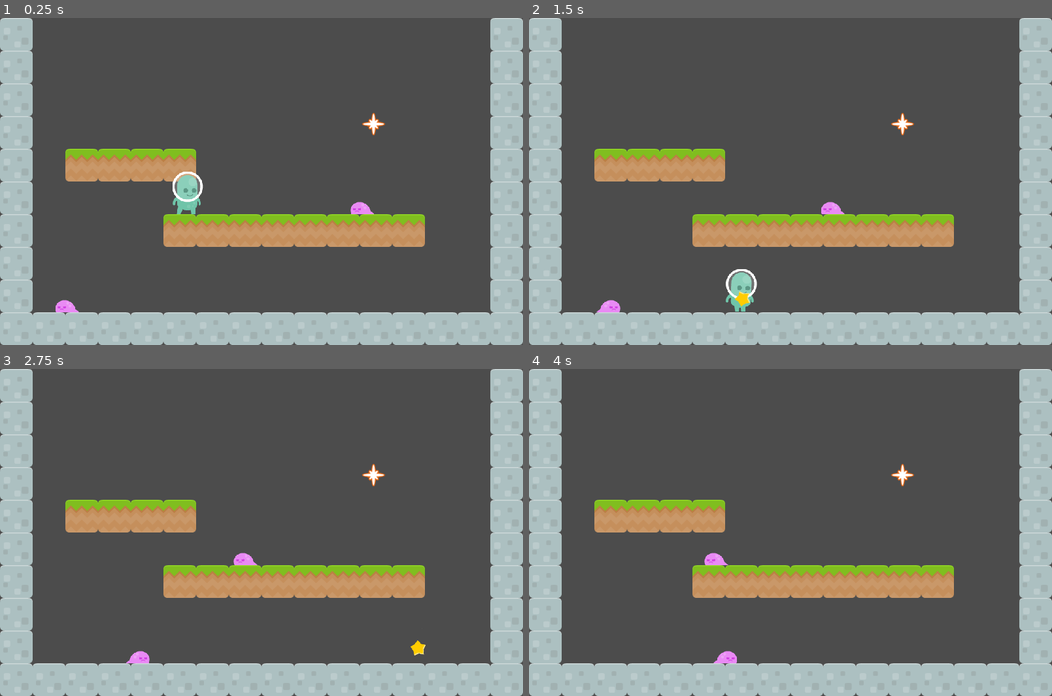
Above: before the commit, frames 1-4 (two rows, left to right).
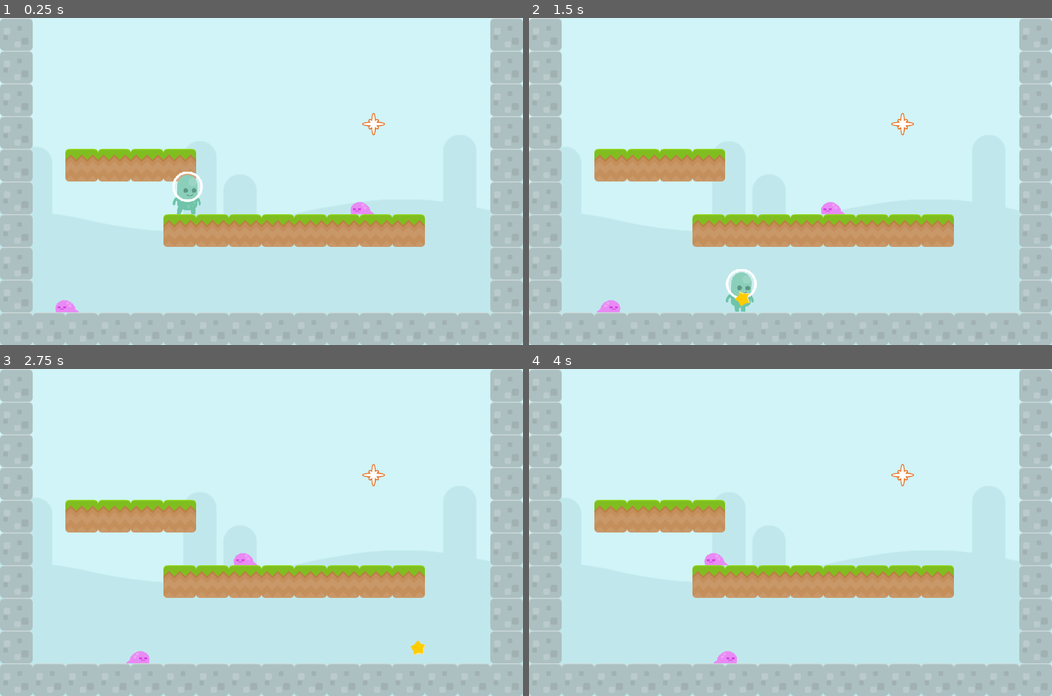
Above: after the commit, the same moments.

Repository: doctor-g/AltNaGaDeMon2021
Game: Godot game, scene res://World/Level.tscn
Two runs of this game, one before a commit and one after it. Both use one fixed random seed, a clock stepped at 60 frames per second and the inputs below.
Inputs:
- Up to frame 1 (0.25 s): no input
- Up to frame 2 (1.5 s): hold S (duck) 0.53-1.28 s; hold D (move_right) from 0.53 s (still down); tap Z (jump) at 0.77 s; tap X (fire) at 1.35 s
- Up to frame 3 (2.75 s): tap Z (jump) at 1.52 s; release D (move_right) at 2.03 s; hold A (move_left) from 2.03 s (still down); hold S (duck) from 2.03 s (still down)
- Up to frame 4 (4 s): release A (move_left) at 2.78 s; release S (duck) at 2.78 s; hold D (move_right) from 2.78 s (still down); tap X (fire) at 2.85 s; tap Z (jump) at 3.02, 3.77 s; hold S (duck) from 3.53 s (still down)

The runs differ from the first frame. In frame 1, 71% of the frame differs, in the area x 0-100%, y 0-100%; in frame 2, 71%; in frame 3, 71%; in frame 4, 72%.

Commit message:
Add background image

Diff:
--- a/project/World/Level.tscn
+++ b/project/World/Level.tscn
@@ -1,10 +1,11 @@
-[gd_scene load_steps=9 format=2]
+[gd_scene load_steps=10 format=2]
 
 [ext_resource path="res://World/grass.png" type="Texture" id=1]
 [ext_resource path="res://Player/Player.tscn" type="PackedScene" id=2]
 [ext_resource path="res://World/castleCenter_rounded.png" type="Texture" id=3]
 [ext_resource path="res://Enemies/Slime/Slime.tscn" type="PackedScene" id=4]
 [ext_resource path="res://Spawner/Spawner.tscn" type="PackedScene" id=5]
+[ext_resource path="res://World/bg_grasslands.png" type="Texture" id=6]
 
 [sub_resource type="ConvexPolygonShape2D" id=1]
 points = PoolVector2Array( 70, 70, 0, 70, 0, 0, 70, 0 )
@@ -58,6 +59,11 @@
 
 [node name="Level" type="Node2D"]
 
+[node name="Background" type="Sprite" parent="."]
+position = Vector2( 520, 377 )
+scale = Vector2( 1.48438, 1.48438 )
+texture = ExtResource( 6 )
+
 [node name="TileMap" type="TileMap" parent="."]
 tile_set = SubResource( 2 )
 cell_size = Vector2( 70, 70 )
Binary file added: project/World/bg_grasslands.png
Not shown, added: project/World/bg_grasslands.png.import
